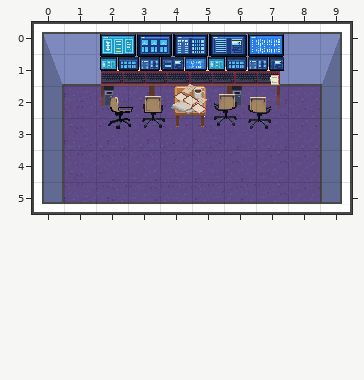
An edit to a level. Tiled map (JSON), public/break_escape/assets/rooms/room_control_1x2gu.tmj. Above: the version before the commit.
Cells are 32x32 px. Shown: x 0..9, y 0..5. Not drawn, because the pictures are missing: unchanged layer "doors".
Now the later version:
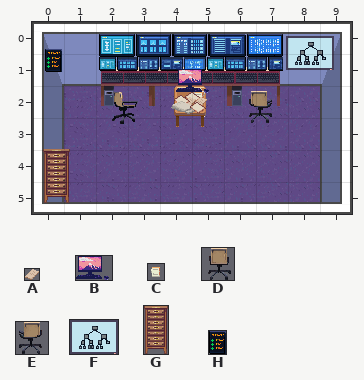
Key: from "objects": A 97 "notes3", B 258 "pc", C 263 "notes2", D 289 "chair-white-1-rotate1", E 296 "chair-white-1-rotate8", F 318 "network_architecture", G 356 "filing_cabinet", H 374 "alarm_panel".
Objects are placed by their top-left corner, in cells (3,4 is the top-left corner of cell 3,4); size is 1x1 cell unless given.
Edits made:
--- layer "items"
+F "network_architecture" at 7.9,0.4 size 1.5x1.1
+H "alarm_panel" at 0.4,0.9 size 0.5x0.7
-E "chair-white-1-rotate8" at 5.6,2.3
-D "chair-white-1-rotate1" at 3.2,2.3
--- layer "conditional_items"
+G "filing_cabinet" at 0.3,4 size 0.8x1.7
--- layer "conditional_table_items"
-C "notes2" at 7.3,1.6 size 0.5x0.5
+C "notes2" at 5,2.1 size 0.5x0.5
-A "notes3" at 4.7,1.9 size 0.4x0.3
+A "notes3" at 4.7,2.3 size 0.4x0.3
+B "pc" at 4.5,1.5 size 1.1x0.8
